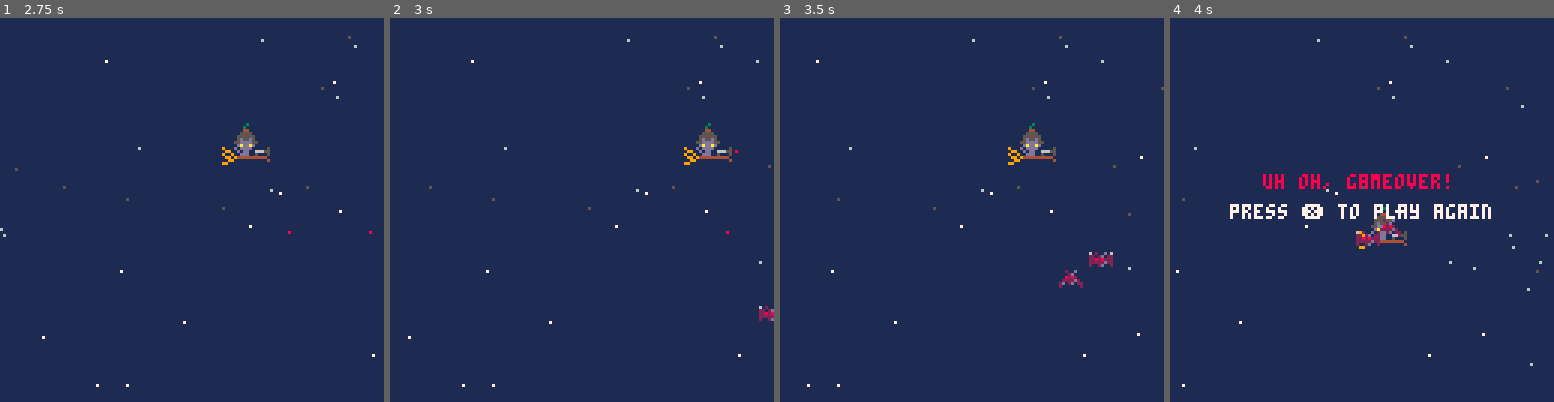
Above: before the commit, frames 1-4 (left to right).
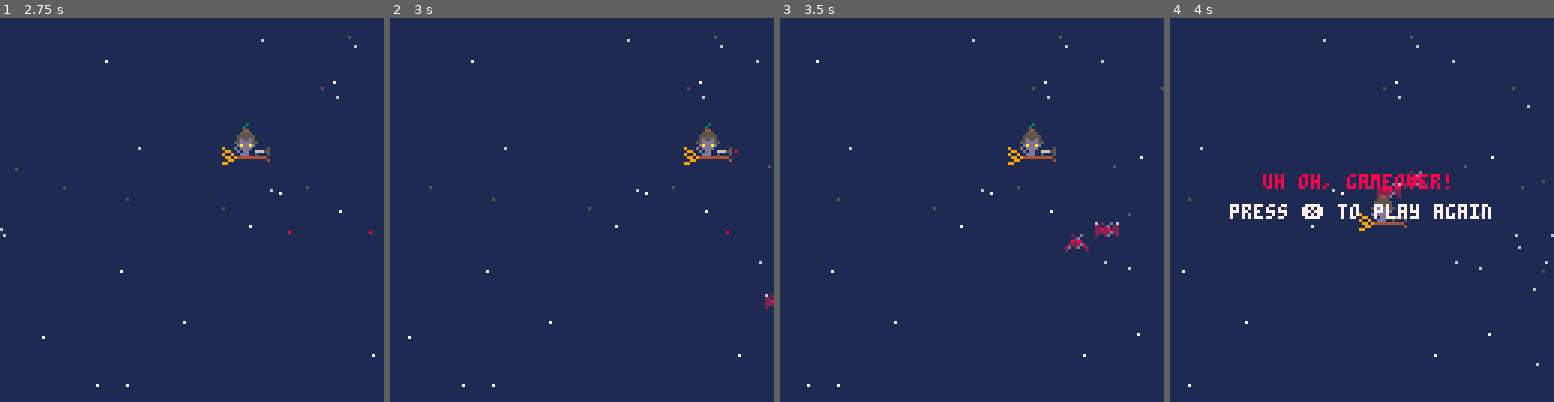
Above: after the commit, the same moments.

Repository: austintian03/flying-cat.p8
Game: PICO-8 cartridge carts/prototype.p8
Same seed, same stepped clock (60 frames per second), same inputs: the game is played once before the commit and once after it.
Inputs:
- Up to frame 1 (2.75 s): tap X (X key) at 0.33, 1.07, 1.85 s; hold Right 1.6-2.1 s; hold Up 2.15-2.42 s; hold Right from 2.47 s (still down)
- Up to frame 2 (3 s): keep holding Right; tap X (X key) at 2.97 s
- Up to frame 3 (3.5 s): release Right at 3.03 s; hold Left from 3.08 s (still down)
- Up to frame 4 (4 s): release Left at 3.58 s; hold Down 3.63-3.97 s

Frame 1 is identical in both runs. In frame 2, 0.2% of the frame differs, in the area x 96-100%, y 71-79%; in frame 3, 0.6%; in frame 4, 1.5%, in the area x 1-100%, y 4-97%.

Commit message:
Move enemies along a slope toward player position on aggro

Diff:
--- a/carts/prototype.p8
+++ b/carts/prototype.p8
@@ -210,17 +210,17 @@
 	collide_with_b(e)	--check for bullet
 	collide_with_p(e) --check for player collision
 	--local vars to aide movement calcs
-	local dist={e.x-p.x,p.y+8-e.y}					--line between player and enemy
+	local dist={e.x-p.x,p.y-e.y}					--line between player and enemy
 	local ang=atan2(dist[1],abs(dist[2])) --using angle between (0,0) and (dx,dy)
  local rf=mid(0.5,1,ang)										--random factor between 0.5 and 1
 	local dir=dist[2]/abs(dist[2]) 		--direction
 
 	--set directional force, checking aggro distance
-	if ((e.x<p.x+71 and e.x>=p.x-128) or e.aggro) then
+	if ((e.x<p.x+71 and e.x>=p.x-128) and not e.aggro) then
 		e.aggro=true
-		e.dy=dir*rf
-		e.dx=2.5*rf
-	else
+		e.dy=max(dir*1.5,dist[2]/30)*rf
+		e.dx=min(2.5,dist[1]/30)*rf
+	elseif (not e.aggro) then
 		e.dx=0.8*rf
 		e.dy=rndb(-1,1)*rf
 	end
